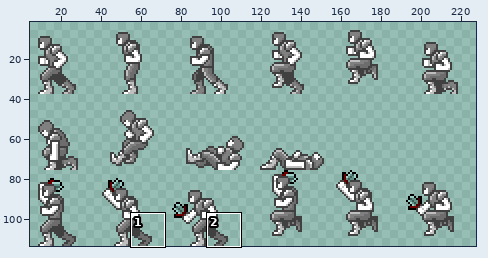
One commit to this sprite sheet: Assets/Sprites/Protag/sprite-sheet.png. The picture above shows the old version from afar; the outline marks the close-up.
Close-up. First the earlier version:
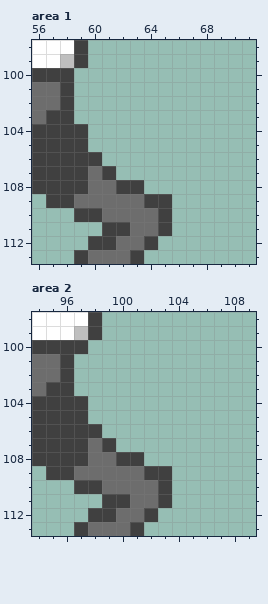
The file is 228x114 pixels. Shown: area 1: x 56..71, y 98..113; area 2: x 94..109, y 98..113. The wide view leaves out empty margins. The commit also changed other parts of the picture, which this record leaves out.
The same view after the edit:
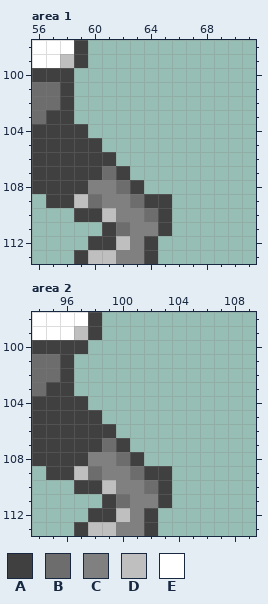
Palette (. is transparent): A #404040  B #6d6d6d  C #808080  D #bfbfbf  E #ffffff
The edit:
Area 1:
y 105: x 60 . -> A
y 106: x 61 . -> A
y 107: x 60..62 BA. -> ABA
y 108: x 60..62 BBA -> CCB
y 109: x 59 B -> D; x 61..62 BB -> CC
y 110: x 61..63 BBB -> DCC
y 111: x 62..64 ABB -> BCC
y 112: x 62..63 BB -> DC
y 113: x 60..64 BBBA. -> DDCCA
Area 2:
y 105: x 98 . -> A
y 106: x 99 . -> A
y 107: x 98..100 BA. -> ABA
y 108: x 98..100 BBA -> CCB
y 109: x 97 B -> D; x 99..100 BB -> CC
y 110: x 99..101 BBB -> DCC
y 111: x 100..102 ABB -> BCC
y 112: x 100..101 BB -> DC
y 113: x 98..102 BBBA. -> DDCCA
